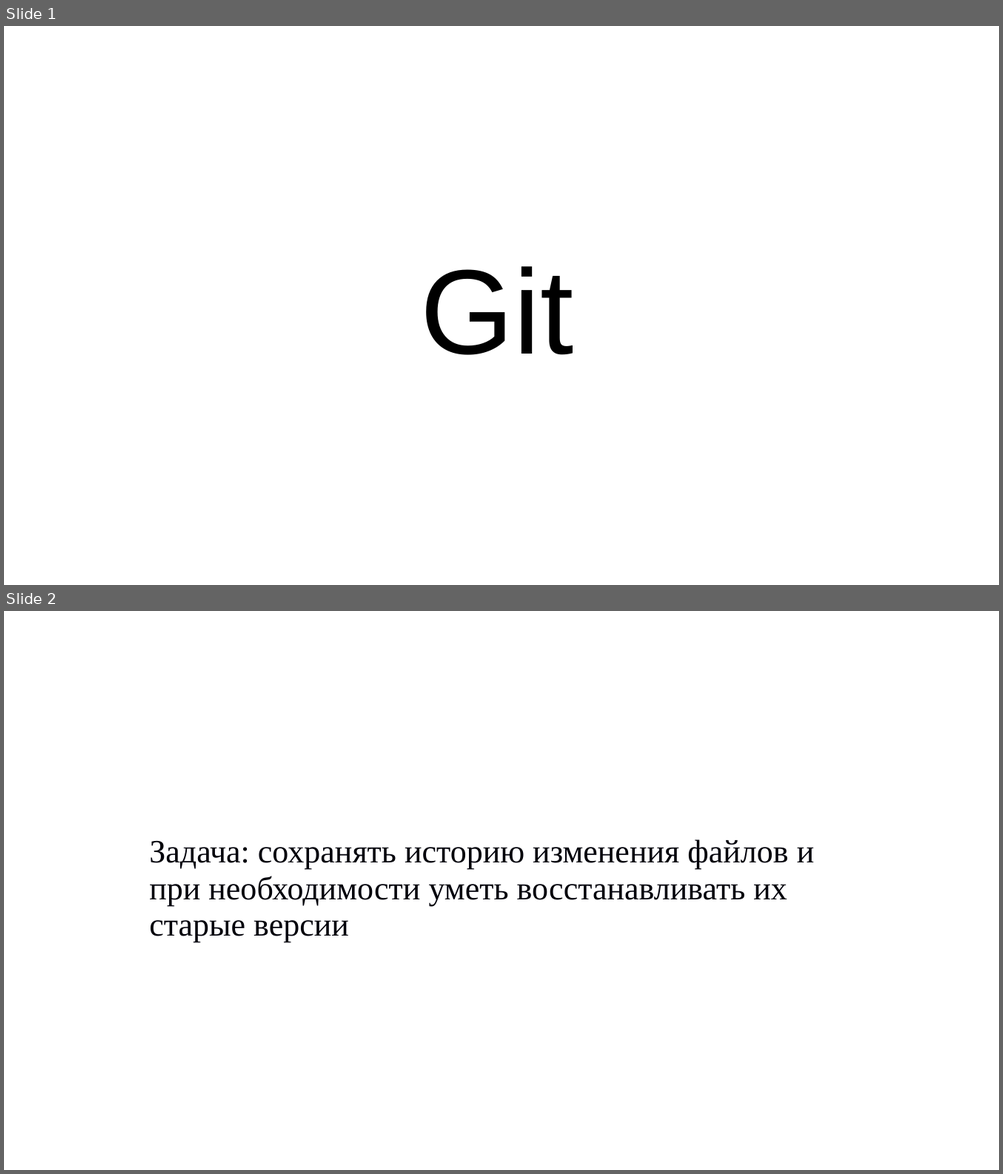
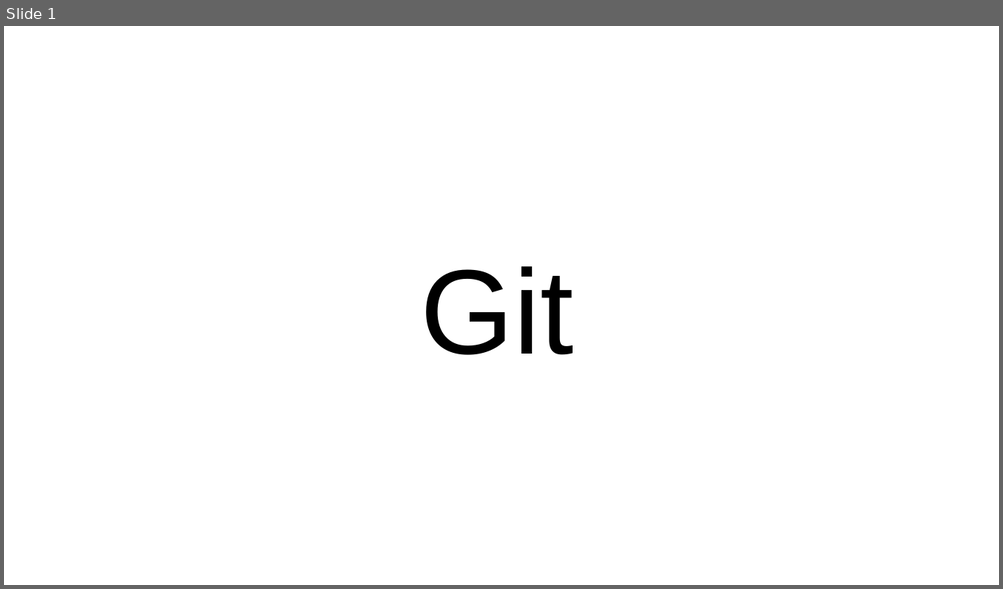
Before and after one commit to AndreyBezverkhniy/lectures, a slide deck: Git/slides.ppt. Shown one above the other, each under a label of ours: slides 1 and 2 before the commit, slide 1 after it. The pictures are 1003x1174 and 1003x589 pixels, drawn with LibreOffice and Linux fonts; fonts in the diff are those of the drawing. Boxes give left, top, right and bottom in pixels: in the first picture for what was removed or moved away, otherwise in the second. Text is boxed around its words. In the diff, an @@ line names an element or a change of style, - is before the commit and + after.

```diff
--- a/Git/slides.ppt
+++ b/Git/slides.ppt
@@ slide 2 removed at (4,611,999,1170), background #FFFFFF @@
@@ text removed at (149,840,814,943) @@
-Задача: сохранять историю изменения файлов и при необходимости уметь восстанавливать их старые версии
```
Also in this commit, not shown: 1 slide changed, 5 slides added, 1 other slide removed, 5 other files.
